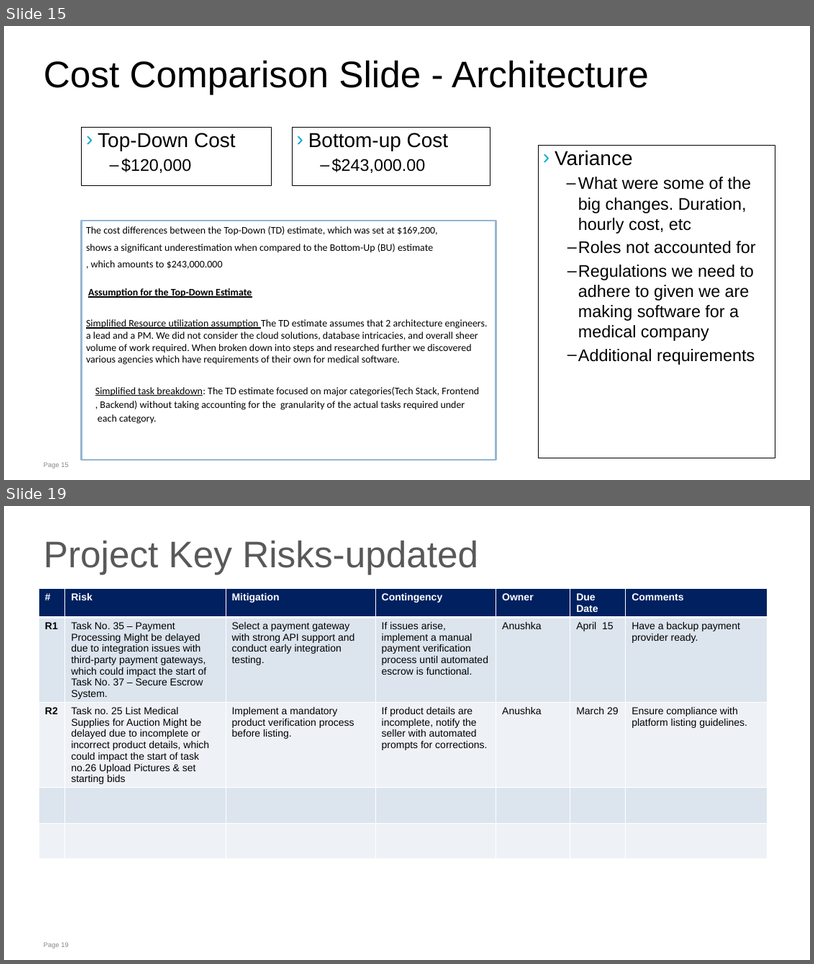
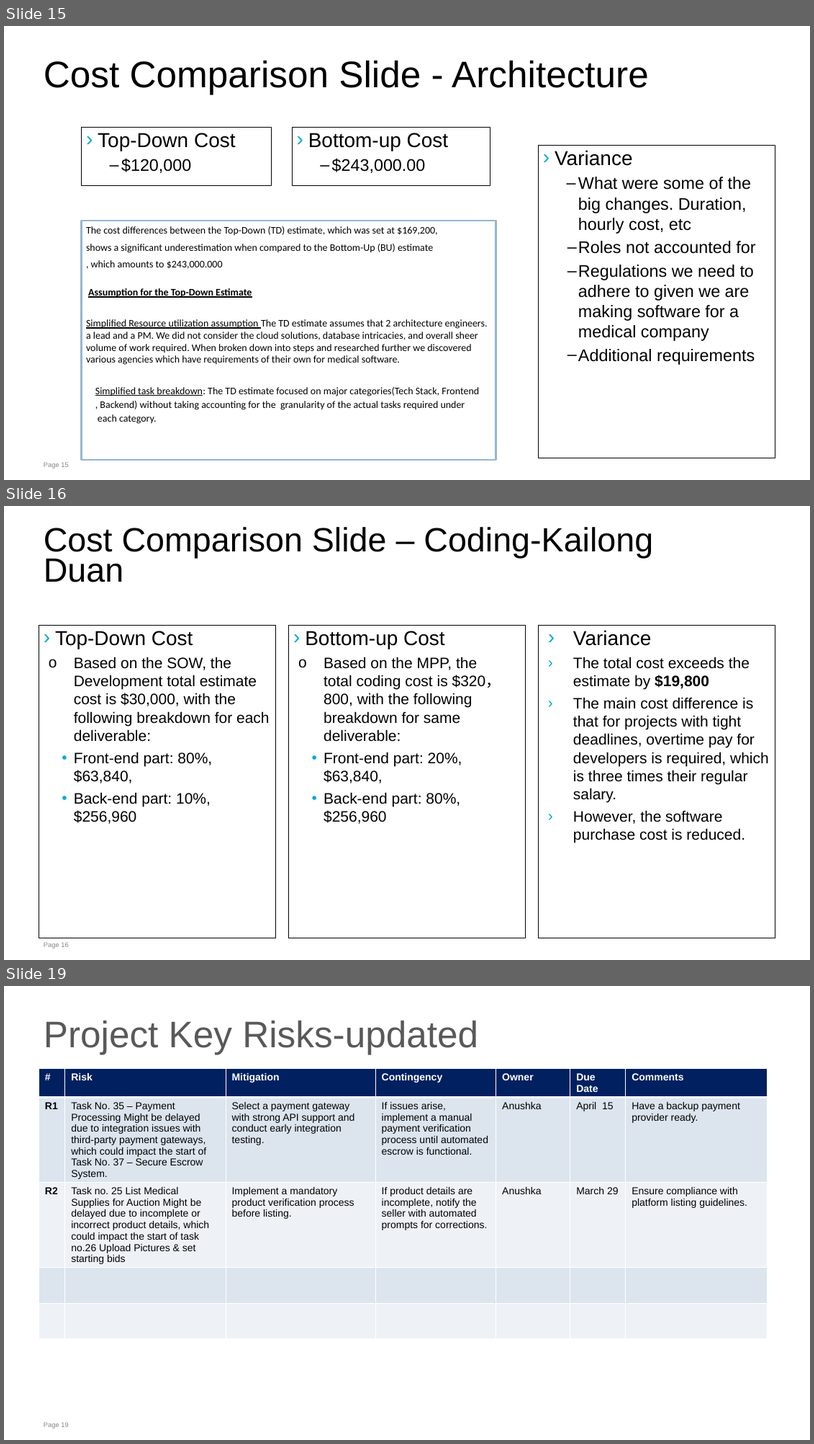
Before and after one commit to dkl520/cs7315_project, a slide deck: 2/proj assign 2 slides (2).pptx. Shown one above the other, each under a label of ours: slides 15 and 19 before the commit, slides 15, 16 and 19 after it; the slides between them are not shown. The pictures are 814x964 and 814x1444 pixels, drawn with LibreOffice and Linux fonts; fonts in the diff are those of the drawing. Boxes give left, top, right and bottom in pixels: in the first picture for what was removed or moved away, otherwise in the second. Text is boxed around its words. In the diff, an @@ line names an element or a change of style, - is before the commit and + after.

```diff
--- a/2/proj assign 2 slides (2).pptx
+++ b/2/proj assign 2 slides (2).pptx
@@ slide 16 added at bbox=[4, 506, 810, 960], background #FFFFFF; not listed: 1 template element that a slide beside it also shows @@
@@ title added at bbox=[44, 527, 653, 582], 40 pt, text #000000 @@
+Cost Comparison Slide – Coding-Kailong Duan
@@ text added at bbox=[39, 626, 275, 938], outline #000000 0.75 pt, 18 pt, text #000000 @@
+› Top-Down Cost
+  o Based on the SOW, the Development total estimate cost is $30,000, with the following breakdown for each deliverable:
+    • Front-end part: 80%, $63,840,
+    • Back-end part: 10%, $256,960
@@ text added at bbox=[289, 626, 526, 938], outline #000000 0.75 pt, 18 pt, text #000000 @@
+› Bottom-up Cost
+  o Based on the MPP, the total coding cost is $320，800, with the following breakdown for same deliverable:
+    • Front-end part: 20%, $63,840,
+    • Back-end part: 80%, $256,960
@@ text added at bbox=[539, 626, 776, 938], outline #000000 0.75 pt, 18 pt, text #000000 @@
+› Variance
+› The total cost exceeds the estimate by $19,800
+› The main cost difference is that for projects with tight deadlines, overtime pay for developers is required, which is three times their regular salary.
+› However, the software purchase cost is reduced.
```
Also in this commit, not shown: 1 slide changed, 2 other slides added, 3 slides removed, 1 other file.
